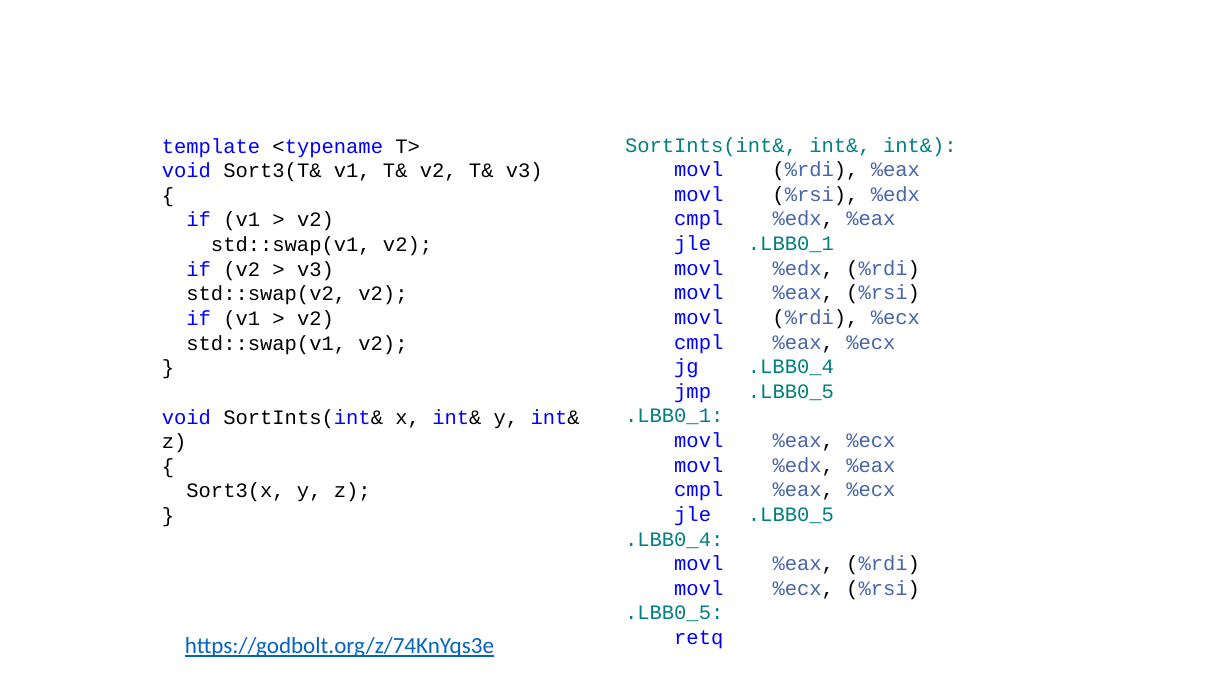
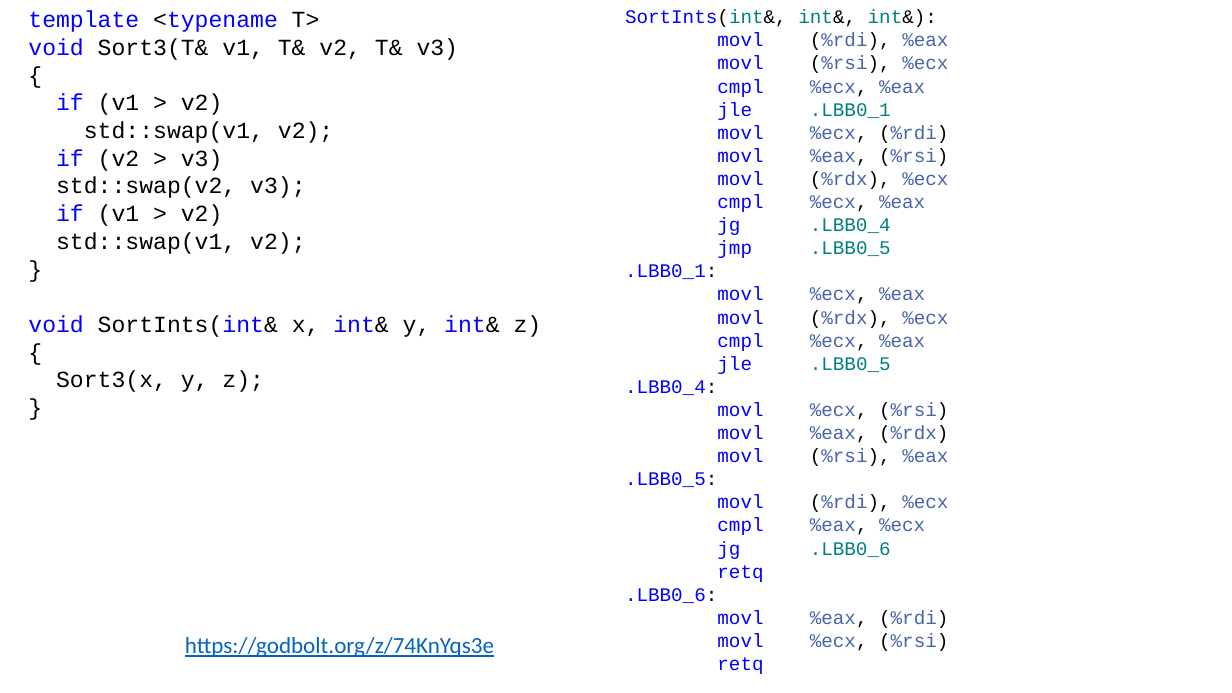
Before and after one commit to alexey-malov/oop, a slide deck: slide 13 of lectures/06/Обобщенное программирование, шаблоны.pptx. Drawn at 1232x693 pixels with LibreOffice and Linux fonts; fonts in the diff are those of the drawing. Boxes give left, top, right and bottom in pixels: in the first picture for what was removed or moved away, otherwise in the second. Text is boxed around its words. In the diff, an @@ line names an element or a change of style, - is before the commit and + after.

```diff
--- a/lectures/06/Обобщенное программирование, шаблоны.pptx
+++ b/lectures/06/Обобщенное программирование, шаблоны.pptx
@@ text "template <typename T>": place and size @@
-text "template <typename T>" at [162,138,580,502]
+text "template <typename T>" at [28,10,542,392]
@@ text at [28,10,542,392]: size 16 to 18 pt @@
@@ text "SortInts(int&, int&, int&):": place and size @@
-text "SortInts(int&, int&, int&):" at [625,137,957,649]
+text "SortInts(int&, int&, int&):" at [625,10,948,674]
@@ text at [625,10,948,674]: size 16 to 15 pt in "SortInts(int&, int&, int&):", "movl (%rdi), %eax", "jle .LBB0_1", "movl %eax, (%rsi)" and 8 more places; text colour #008080 to #0000FF in "SortInts(int&,", ".LBB0_1:", ".LBB0_4:"; text colour #008080 to #000000 in "SortInts(int&, int&, int&):", ".LBB0_1:", ".LBB0_4:" @@
@@ text at [717,56,948,97]: text changed; size 16 to 15 pt @@
-movl (%rsi), %edx
-cmpl %edx, %eax
+movl (%rsi), %ecx
+cmpl %ecx, %eax
@@ text at [717,125,948,143]: text changed; size 16 to 15 pt @@
-movl %edx, (%rdi)
+movl %ecx, (%rdi)
@@ text at [56,177,305,198]: text changed; size 16 to 18 pt @@
-std::swap(v2, v2);
+std::swap(v2, v3);
@@ text at [717,171,948,212]: text changed; size 16 to 15 pt @@
-movl (%rdi), %ecx
-cmpl %eax, %ecx
+movl (%rdx), %ecx
+cmpl %ecx, %eax
@@ text at [717,287,948,351]: text changed; size 16 to 15 pt @@
-movl %eax, %ecx
-movl %edx, %eax
-cmpl %eax, %ecx
+movl %ecx, %eax
+movl (%rdx), %ecx
+cmpl %ecx, %eax
@@ text at [625,402,948,603]: paragraphs added @@
+movl %ecx, (%rsi)
+movl %eax, (%rdx)
+movl (%rsi), %eax
+.LBB0_5:
+movl (%rdi), %ecx
+cmpl %eax, %ecx
+jg .LBB0_6
+retq
+.LBB0_6:
@@ text at [625,605,723,622]: paragraph removed @@
-.LBB0_5:
```
Also in this commit, not shown: 2 other slides changed.
